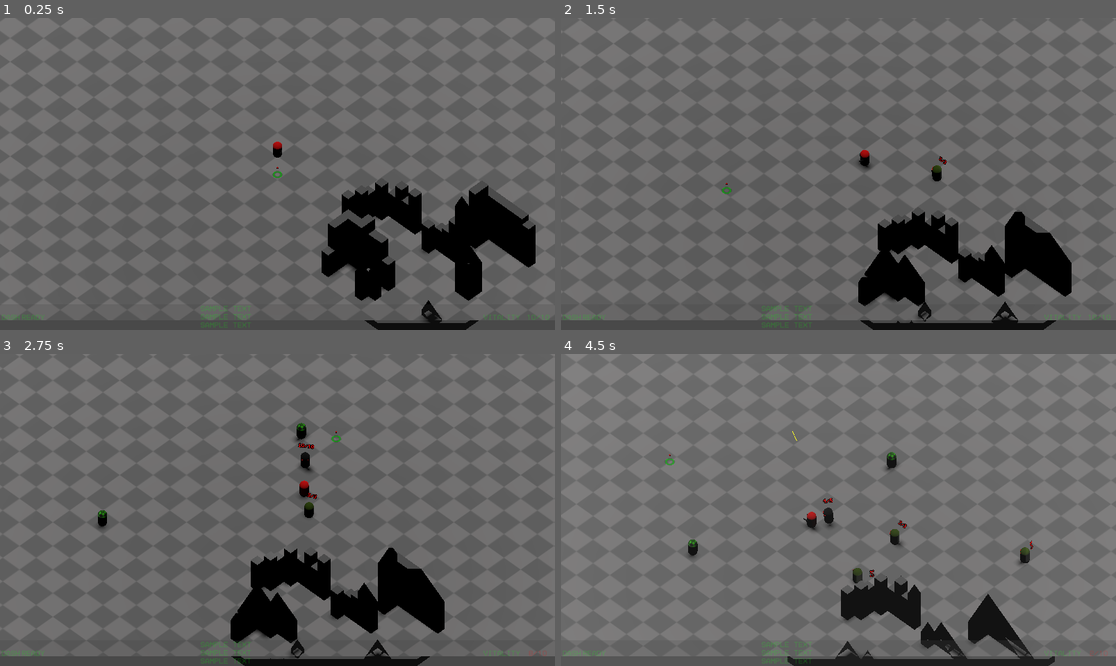
Above: before the commit, frames 1-4 (two rows, left to right).
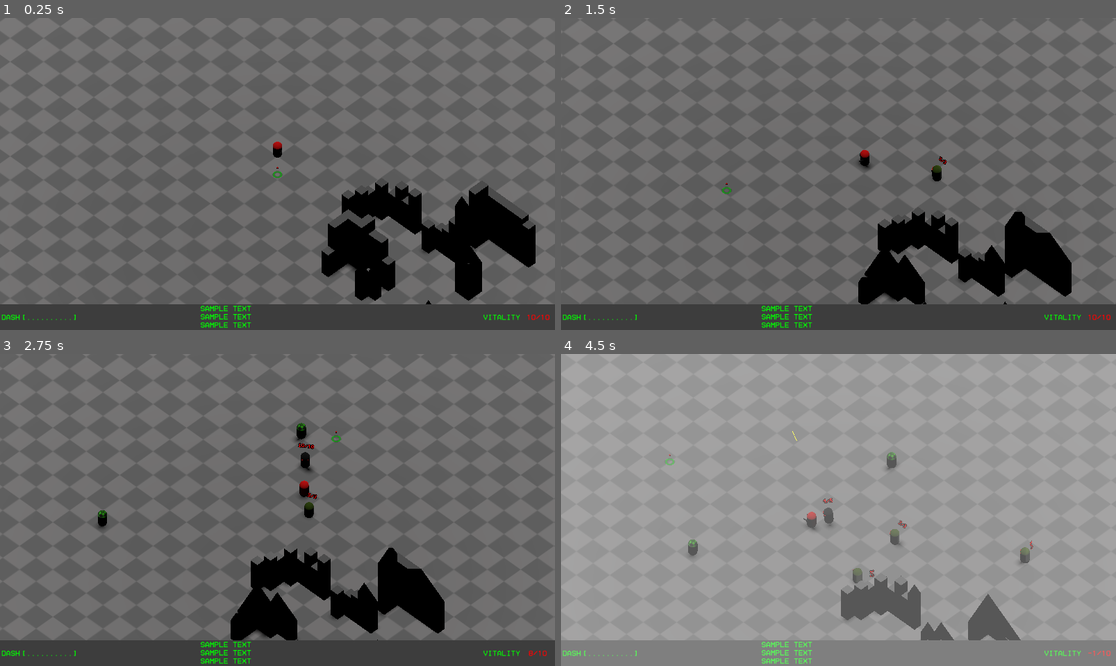
Above: after the commit, the same moments.

Repository: saladwithgrass/hyperdeath
Game: Godot game, scene res://levels/test_level/test_level.tscn
Same seed, same stepped clock (60 frames per second), same inputs: the game is played once before the commit and once after it.
Inputs (mouse positions are in pixels of both pictures, inside the frame that each line leads up to):
- Up to frame 1 (0.25 s): no input
- Up to frame 2 (1.5 s): tap Enter (ui_accept) at 0.5, 0.77 s; move the mouse to (960, 158) at 0.52 s; hold D (right) 0.53-1.28 s; tap B (B) at 0.6 s; tap F (F) at 0.8, 1.35 s; move the mouse to (727, 189) at 1.27 s; hold S (backward) from 1.28 s (still down)
- Up to frame 3 (2.75 s): tap Enter (ui_accept) at 1.52 s; tap L (L) at 1.55, 2.1 s; move the mouse to (333, 441) at 2.02 s; release S (backward) at 2.03 s; hold D (right) from 2.03 s (still down); tap M (M) at 2.3 s
- Up to frame 4 (4.5 s): move the mouse to (810, 572) at 2.77 s; release D (right) at 2.78 s; hold W (forward) 2.78-3.53 s; tap M (M) at 2.85 s; tap Enter (ui_accept) at 3.02, 3.77 s; tap B (B) at 3.05, 3.6 s; move the mouse to (1005, 556) at 3.52 s; hold A (left) from 3.53 s (still down); tap F (F) at 3.8, 4.35 s; move the mouse to (672, 463) at 4.27 s

The runs differ from the first frame. In frame 1, 4.6% of the frame differs, in the area x 0-100%, y 91-100%; in frame 2, 4.9%; in frame 3, 4.8%; in frame 4, 98%, in the area x 0-100%, y 0-100%.

Commit message:
reworked hud so that player does not process it

Diff:
--- a/assets/fonts/red_player_ui.tres
+++ b/assets/fonts/red_player_ui.tres
@@ -1,7 +1,4 @@
-[gd_resource type="LabelSettings" load_steps=2 format=3 uid="uid://dmsw0foi21e0n"]
-
-[ext_resource type="FontFile" uid="uid://bj7d61dymsjdn" path="res://assets/fonts/HomeVideo-BLG6G.ttf" id="1_bqudj"]
+[gd_resource type="LabelSettings" format=3 uid="uid://dmsw0foi21e0n"]
 
 [resource]
-font = ExtResource("1_bqudj")
 font_color = Color(1, 0, 0, 1)
--- a/levels/test_level/test_level.tscn
+++ b/levels/test_level/test_level.tscn
@@ -4,7 +4,7 @@
 [ext_resource type="Script" path="res://levels/test_level/test_level.gd" id="1_eg7e4"]
 [ext_resource type="PackedScene" uid="uid://co4dmmg70p010" path="res://assets/geometry/pillars.tscn" id="2_pe62u"]
 [ext_resource type="PackedScene" uid="uid://7dfvuspo0x3r" path="res://player/player.tscn" id="2_womrx"]
-[ext_resource type="PackedScene" uid="uid://dgtkkjpxyghvf" path="res://player/camera_3_pv.tscn" id="3_med2i"]
+[ext_resource type="PackedScene" uid="uid://dgtkkjpxyghvf" path="res://player/camera_3pv/camera_3_pv.tscn" id="3_med2i"]
 
 [sub_resource type="NavigationMesh" id="NavigationMesh_blgf3"]
 vertices = PackedVector3Array(-4.75, 0.3, 15, -2.5, 0.3, 12.75, -2.5, 0.3, 11.25, -9.25, 0.3, 15, -99.5, 0.3, 16, -2.5, …(3910 unchanged characters)…
--- a/player/camera_3_pv.tscn
+++ b/player/camera_3pv/camera_3_pv.tscn
@@ -1,6 +1,6 @@
 [gd_scene load_steps=2 format=3 uid="uid://dgtkkjpxyghvf"]
 
-[ext_resource type="Script" path="res://player/camera_3_pv.gd" id="1_mc2wy"]
+[ext_resource type="Script" path="res://player/camera_3pv/camera_3_pv.gd" id="1_mc2wy"]
 
 [node name="camera3pv" type="Camera3D"]
 script = ExtResource("1_mc2wy")
--- /dev/null
+++ b/player/health_hud/enemy_health_hud.gd
@@ -0,0 +1,11 @@
+extends Node
+
+
+# Called when the node enters the scene tree for the first time.
+func _ready() -> void:
+	pass # Replace with function body.
+
+
+# Called every frame. 'delta' is the elapsed time since the previous frame.
+func _process(delta: float) -> void:
+	pass
--- a/player/player_hud.gd
+++ b/player/main_hud/player_hud.gd
@@ -1,7 +1,10 @@
 extends Control
-
+class_name PlayerMainHud
 @onready var log_lines = [$background/log_line1, $background/log_line2, $background/log_line3]
 @onready var log_line_timers = [$log_line_timer1, $log_line_timer2, $log_line_timer3]
+@onready var vitality_timer = $vitality_timer
+
+
 func screen_flash_start():
 	get_tree().paused = true
 	$screen_flash.visible = true
@@ -16,6 +19,11 @@
 const log_fadeout_time = 1
 const log_fadeout_time_step = 0.08
 const log_fadeout_alpha_step:int = (max_log_alpha - min_log_alpha) * (log_fadeout_time_step / log_fadeout_time)
+
+@onready var dash_indicator = $background/dash_status
+const dash_indicator_symbols_amount = 10
+
+@onready var health_indicator = $background/health_status
 
 func damage_log(who:String, damage:int):
 	var new_line = who + " was damaged for " + str(damage)
@@ -35,6 +43,26 @@
 	for timer in log_line_timers:
 		timer.start(log_fadeout_time_step)
 
+func update_dash_indicator(dash_percentage):
+	if (dash_percentage < 1):
+		dash_indicator.label_settings.font_color = Color.RED
+		var dash_text = "["
+		var filled_symbols = int(dash_percentage * dash_indicator_symbols_amount)
+		for i in filled_symbols:
+			dash_text += "#"
+		for i in dash_indicator_symbols_amount - filled_symbols:
+			dash_text += "."
+		dash_text += "]"
+		dash_indicator.text = dash_text
+	else:
+		dash_indicator.label_settings.font_color = Color.GREEN
+		dash_indicator.text = "ready"
+
+func update_vitality(health, max_health):
+	var health_text = str(health) + "/" + str(max_health)
+	health_indicator.text = health_text
+	health_indicator.label_settings.font_color = Color.RED
+	vitality_timer.start()
 
 func _on_log_line_timer_1_timeout():
 	var cur_alpha = log_lines[0].label_settings.font_color.a8
@@ -56,3 +84,6 @@
 		cur_alpha -= log_fadeout_alpha_step
 		log_lines[2].label_settings.font_color.a8 = max(min_log_alpha, cur_alpha)
 		log_line_timers[2].start(log_fadeout_time_step)
+
+func _on_vitality_timer_timeout() -> void:
+	health_indicator.label_settings.font_color = Color.GREEN
--- a/player/player_hud.tscn
+++ b/player/main_hud/player_hud.tscn
@@ -1,36 +1,32 @@
-[gd_scene load_steps=10 format=3 uid="uid://bhwitv71nor4g"]
+[gd_scene load_steps=11 format=3 uid="uid://bhwitv71nor4g"]
 
-[ext_resource type="Script" path="res://player/player_hud.gd" id="1_g548d"]
+[ext_resource type="Script" path="res://player/main_hud/player_hud.gd" id="1_g548d"]
 [ext_resource type="FontFile" uid="uid://bj7d61dymsjdn" path="res://assets/fonts/HomeVideo-BLG6G.ttf" id="2_yva1j"]
 [ext_resource type="LabelSettings" uid="uid://dmsw0foi21e0n" path="res://assets/fonts/red_player_ui.tres" id="3_ykr26"]
 
+[sub_resource type="Theme" id="Theme_mjrm6"]
+default_font = ExtResource("2_yva1j")
+
 [sub_resource type="LabelSettings" id="LabelSettings_gl522"]
-font = ExtResource("2_yva1j")
 font_color = Color(0, 1, 0, 1)
 
 [sub_resource type="LabelSettings" id="LabelSettings_dv3hr"]
-font = ExtResource("2_yva1j")
 font_color = Color(0, 1, 0, 1)
 
 [sub_resource type="LabelSettings" id="LabelSettings_6gbwo"]
-font = ExtResource("2_yva1j")
 font_color = Color(0, 1, 0, 1)
 
 [sub_resource type="LabelSettings" id="LabelSettings_p8v16"]
-font = ExtResource("2_yva1j")
 font_color = Color(0, 1, 0, 1)
 
 [sub_resource type="LabelSettings" id="LabelSettings_qfvsp"]
-font = ExtResource("2_yva1j")
 font_color = Color(0, 1, 0, 1)
 
 [sub_resource type="LabelSettings" id="LabelSettings_810bs"]
-font = ExtResource("2_yva1j")
 font_color = Color(0, 1, 0, 1)
 
 [node name="Control" type="Control"]
 process_mode = 3
-modulate = Color(1, 1, 1, 0.207843)
 top_level = true
 layout_mode = 3
 anchors_preset = 15
@@ -38,6 +34,7 @@
 anchor_bottom = 1.0
 grow_horizontal = 2
 grow_vertical = 2
+theme = SubResource("Theme_mjrm6")
 script = ExtResource("1_g548d")
 
 [node name="background" type="ColorRect" parent="."]
@@ -156,7 +153,12 @@
 
 [node name="log_line_timer3" type="Timer" parent="."]
 
+[node name="vitality_timer" type="Timer" parent="."]
+wait_time = 0.15
+one_shot = true
+
 [connection signal="timeout" from="flash_timer" to="." method="_on_flash_timer_timeout"]
 [connection signal="timeout" from="log_line_timer1" to="." method="_on_log_line_timer_1_timeout"]
 [connection signal="timeout" from="log_line_timer2" to="." method="_on_log_line_timer_2_timeout"]
 [connection signal="timeout" from="log_line_timer3" to="." method="_on_log_line_timer_3_timeout"]
+[connection signal="timeout" from="vitality_timer" to="." method="_on_vitality_timer_timeout"]
--- a/player/player.gd
+++ b/player/player.gd
@@ -1,5 +1,5 @@
 extends Killable
-
+class_name Player
 # external scenes
 var bullet_scene = preload("res://misc_objects/bullet/bullet.tscn")
 var enemy_scene = preload("res://enemies/basic_enemy/basic_enemy.tscn")
@@ -43,12 +43,13 @@
 const melee_damage = Globals.player_melee_damage
 
 # UI elemets
-@onready var ui = $ui
-@onready var dash_indicator:Label = $ui/background/dash_status
-const dash_indicator_symbols_amount = 10
-@onready var health_indicator:Label = $ui/background/health_status
-const flash_after_damage = 0.15
-var vitality_timer = -1
+@export var main_hud:PlayerMainHud
+
+# @onready var dash_indicator:Label = $ui/background/dash_status
+
+# @onready var health_indicator:Label = $ui/background/health_status
+# const flash_after_damage = 0.15
+# var vitality_timer = -1
 
 @onready var col_mask = get_collision_mask()
 @onready var col_layer = get_collision_layer()
@@ -76,8 +77,7 @@
 	health -= damage
 	if (health <= 0):
 		kill()
-	vitality_timer = flash_after_damage
-	health_indicator.label_settings.font_color = Color.RED
+	main_hud.update_vitality(health, max_health)
 
 # visual updates
 
@@ -99,24 +99,10 @@
 		weapon.look_at(mouse_direction)
 
 func update_indicators():
-	# update health
-	var health_text = str(health) + "/" + str(max_health)
-	health_indicator.text = health_text
 	# update dash
-	if (is_dash_on_cd):
-		dash_indicator.label_settings.font_color = Color.RED
+	if is_dash_on_cd:
 		var dash_percentage = (dash_cd - dash_timer.time_left) / dash_cd
-		var dash_text = "["
-		var filled_symbols = int(dash_percentage * dash_indicator_symbols_amount)
-		for i in filled_symbols:
-			dash_text += "#"
-		for i in dash_indicator_symbols_amount - filled_symbols:
-			dash_text += "."
-		dash_text += "]"
-		dash_indicator.text = dash_text
-	else:
-		dash_indicator.label_settings.font_color = Color.GREEN
-		dash_indicator.text = "ready"
+		main_hud.update_dash_indicator(dash_percentage)
 
 # player actions
 func shoot():
@@ -164,7 +150,6 @@
 		spawn_enemy("melee_enemy")
 	if Input.is_action_just_pressed("L"):
 		spawn_enemy("dummy")
-
 
 func process_inputs(delta):
 	if Input.is_action_just_pressed("scroll_up"):
@@ -230,12 +215,6 @@
 		move_and_slide()
 		return
 
-	# process flashing color on vitality
-	if (vitality_timer > 0):
-		vitality_timer -= delta
-	else:
-		health_indicator.label_settings.font_color = Color.GREEN
-
 	# Add the gravity.
 	if not is_on_floor():
 		velocity.y -= gravity * delta
@@ -249,7 +228,7 @@
 		body.is_being_parried = true
 		return
 	if body is Projectile:
-		ui.screen_flash_start()
+		main_hud.screen_flash_start()
 		body.on_parry(cursor.position)
 		return
 		var new_velocity = cursor.position.normalized() * 100
@@ -283,17 +262,19 @@
 	if is_dash_on_cd:
 		is_dash_on_cd = false
 
+	main_hud.update_dash_indicator(1)
+
 func _on_melee_hitbox_area_entered(area):
 	if area.is_in_group("parriable_melee"):
 		if area.owner != null and area.owner is Killable:
-			ui.screen_flash_start()
+			main_hud.screen_flash_start()
 			area.owner.deal_damage(melee_damage*2)
 
 func damage_log(who:String, damage:int):
-	ui.damage_log(who, damage)
+	main_hud.damage_log(who, damage)
 
 func kill_log(who:String):
-	ui.kill_log(who)
+	main_hud.kill_log(who)
 
 func _on_visibility_checker_screen_entered() -> void:
 	entered_screen.emit()
--- a/player/player.tscn
+++ b/player/player.tscn
@@ -3,7 +3,7 @@
 [ext_resource type="Texture2D" uid="uid://b1k8dolm13n1l" path="res://assets/textures/cursor.png" id="1_n1jjx"]
 [ext_resource type="Script" path="res://player/player.gd" id="1_p2a6n"]
 [ext_resource type="PackedScene" uid="uid://cx4tcmoy3cfo5" path="res://player/weapons/Pistol.tscn" id="2_6m2sf"]
-[ext_resource type="PackedScene" uid="uid://bhwitv71nor4g" path="res://player/player_hud.tscn" id="2_t5gin"]
+[ext_resource type="PackedScene" uid="uid://bhwitv71nor4g" path="res://player/main_hud/player_hud.tscn" id="2_t5gin"]
 [ext_resource type="PackedScene" uid="uid://5l7gk84ff7bb" path="res://player/weapons/assault_rifle/assault_rifle.tscn" id="3_38xsd"]
 [ext_resource type="Texture2D" uid="uid://ctei0e6qkqbpw" path="res://assets/textures/floor.png" id="3_s7yut"]
 [ext_resource type="PackedScene" uid="uid://byvb2lvonwfuk" path="res://player/weapons/railgun/railgun_v_1.tscn" id="4_nsd2h"]
@@ -50,11 +50,12 @@
 material = SubResource("StandardMaterial3D_4k7m7")
 size = Vector2(20, 20)
 
-[node name="player" type="CharacterBody3D" groups=["player_group"]]
+[node name="player" type="CharacterBody3D" node_paths=PackedStringArray("main_hud") groups=["player_group"]]
 collision_layer = 2
 collision_mask = 13
 safe_margin = 0.05
 script = ExtResource("1_p2a6n")
+main_hud = NodePath("ui/main_hud")
 
 [node name="hitbox" type="CollisionShape3D" parent="."]
 transform = Transform3D(1, 0, 0, 0, 1, 0, 0, 0, 1, 0, 1, 0)
@@ -108,8 +109,6 @@
 [node name="cursor_floor" type="MeshInstance3D" parent="cursor"]
 mesh = SubResource("PlaneMesh_1ddfy")
 
-[node name="ui" parent="." instance=ExtResource("2_t5gin")]
-
 [node name="temp_floor" type="MeshInstance3D" parent="."]
 visible = false
 mesh = SubResource("PlaneMesh_rl20y")
@@ -123,6 +122,10 @@
 [node name="visibility_checker" type="VisibleOnScreenNotifier3D" parent="."]
 aabb = AABB(-1, 0, -1, 2, 2, 2)
 
+[node name="ui" type="CanvasLayer" parent="."]
+
+[node name="main_hud" parent="ui" instance=ExtResource("2_t5gin")]
+
 [connection signal="area_entered" from="rig/melee_hitbox" to="." method="_on_melee_hitbox_area_entered"]
 [connection signal="body_entered" from="rig/melee_hitbox" to="." method="_on_melee_hitbox_body_entered"]
 [connection signal="body_exited" from="rig/melee_hitbox" to="." method="_on_melee_hitbox_body_exited"]
Renamed: player/camera_3_pv.gd -> player/camera_3pv/camera_3_pv.gd
